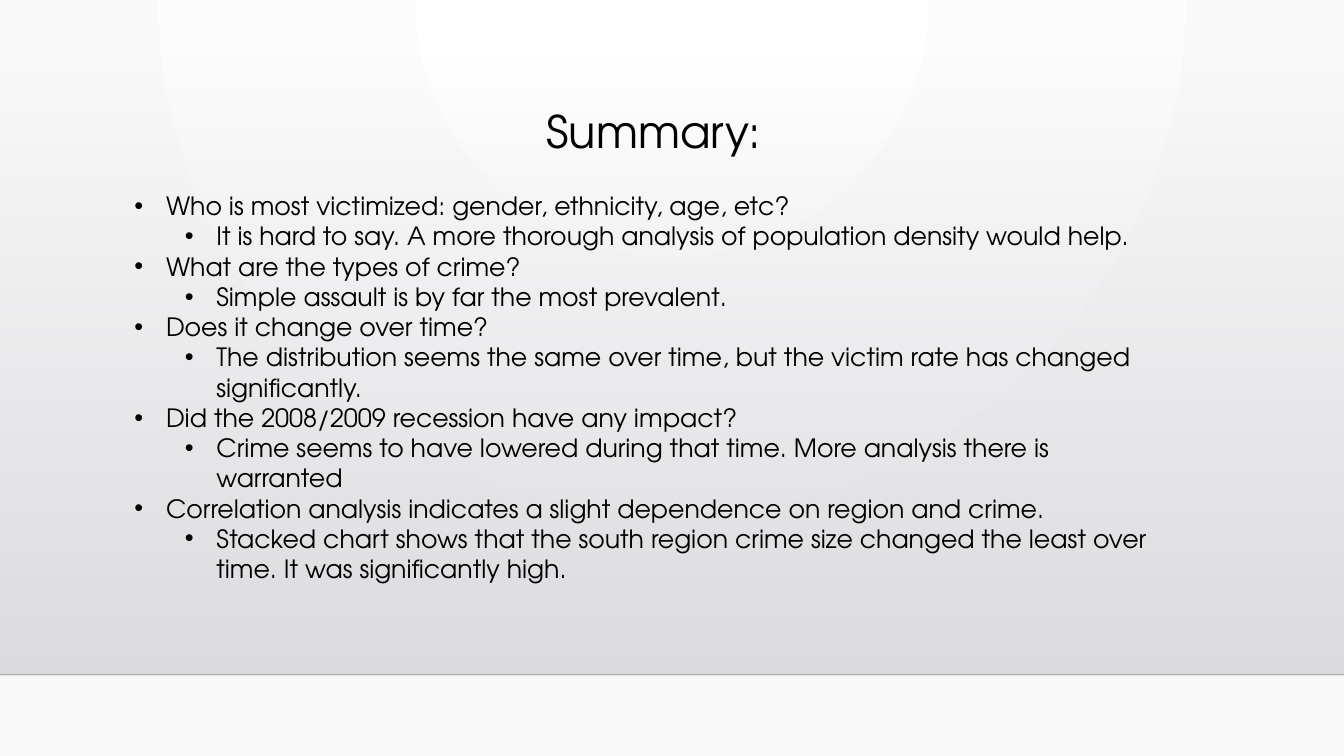
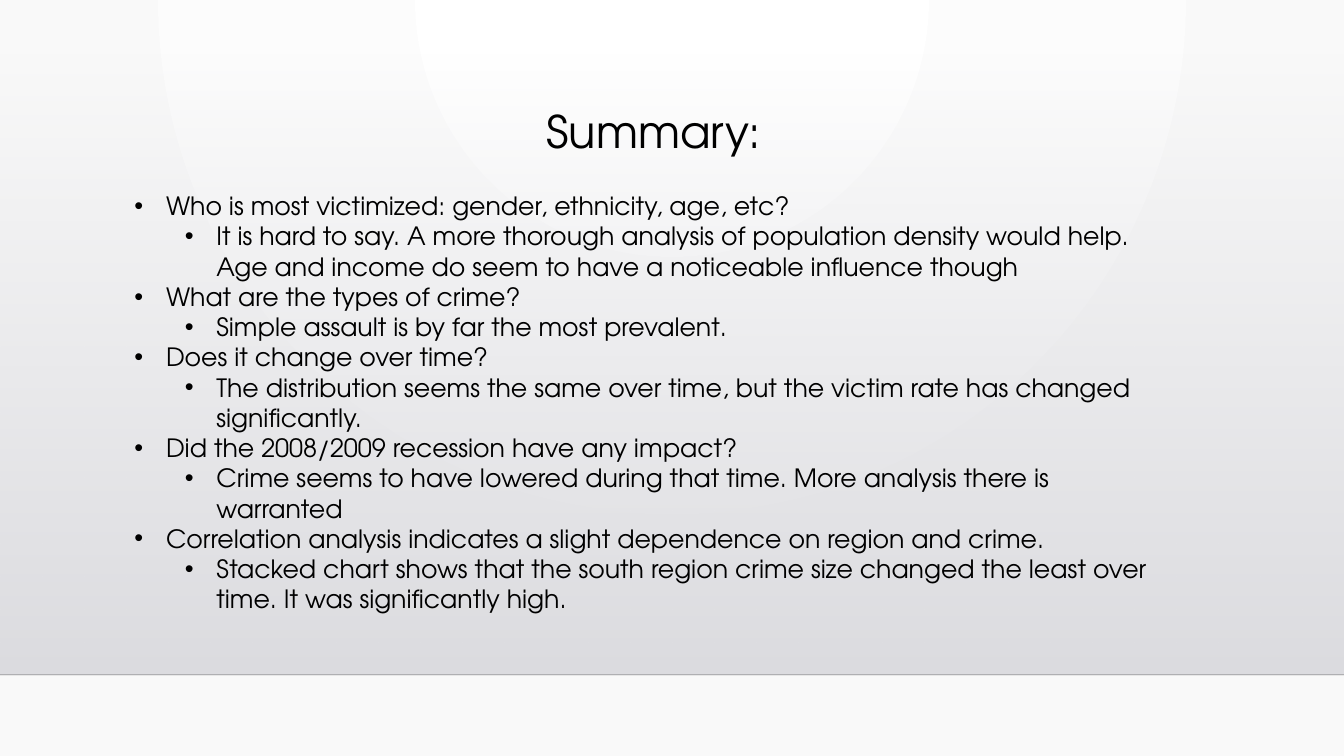
Before and after one commit to DavidMStern/ProjectOne, a slide deck: slide 10 of TeamPresentation.pptx. Drawn at 1344x756 pixels with LibreOffice and Linux fonts; fonts in the diff are those of the drawing; background and template pictures are left out. Boxes give left, top, right and bottom in pixels: in the first picture for what was removed or moved away, otherwise in the second. Text is boxed around its words. In the diff, an @@ line names an element or a change of style, - is before the commit and + after.

```diff
--- a/TeamPresentation.pptx
+++ b/TeamPresentation.pptx
@@ text at [216, 219, 1129, 288]: text changed @@
-  • It is hard to say. A more thorough analysis of population density would help.
+  • It is hard to say. A more thorough analysis of population density would help. Age and income do seem to have a noticeable influence though
```
